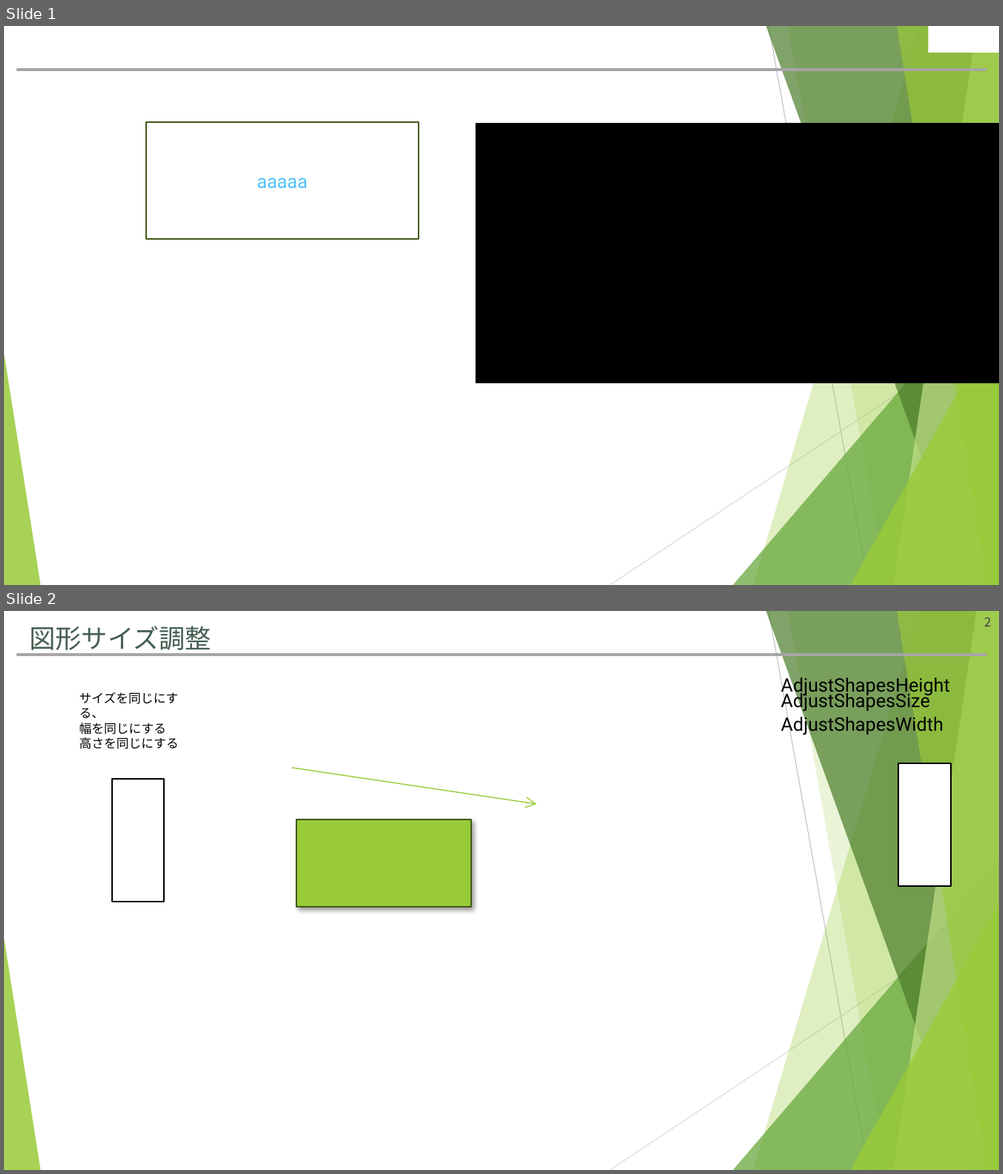
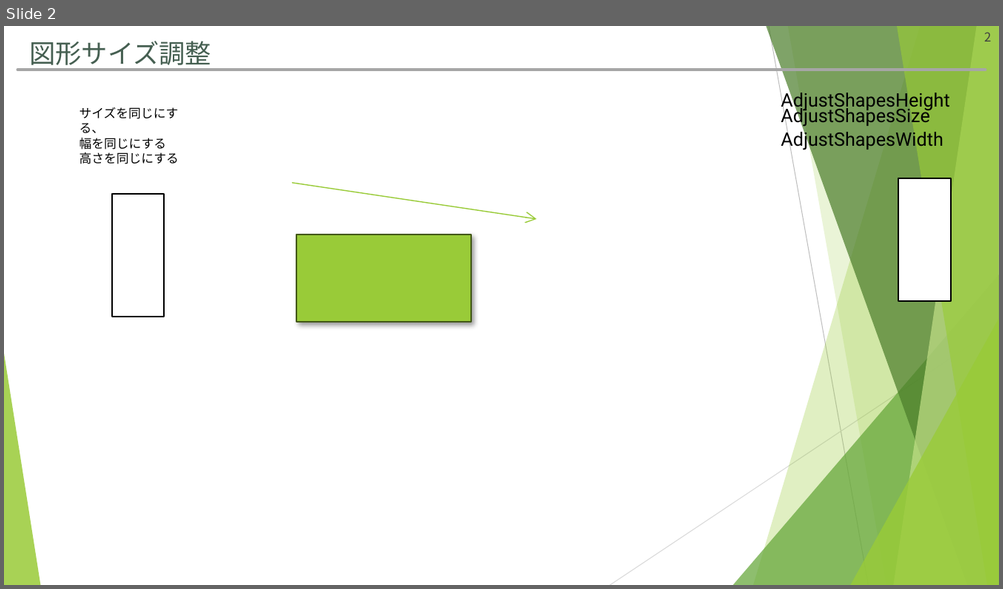
Before and after one commit to hitsuji-ga-u/pawapo, a slide deck: slide/customUI_debug.pptm. Shown one above the other, each under a label of ours: slides 1 and 2 before the commit, slide 2 after it. The pictures are 1003x1174 and 1003x589 pixels, drawn with LibreOffice and Linux fonts; fonts in the diff are those of the drawing. Boxes give left, top, right and bottom in pixels: in the first picture for what was removed or moved away, otherwise in the second. Text is boxed around its words. In the diff, an @@ line names an element or a change of style, - is before the commit and + after.

```diff
--- a/slide/customUI_debug.pptm
+++ b/slide/customUI_debug.pptm
@@ slide 1 removed at box(4, 26, 999, 585), background #FFFFFF; not listed: 11 template elements that a slide beside it also shows @@
@@ rectangle removed at box(928, 26, 999, 53) @@
@@ rectangle removed at box(146, 122, 418, 239) @@
-aaaaa
@@ rectangle removed at box(475, 123, 999, 383) @@
```
Also in this commit, not shown: 1 slide changed, 1 slide added, 1 other file.
